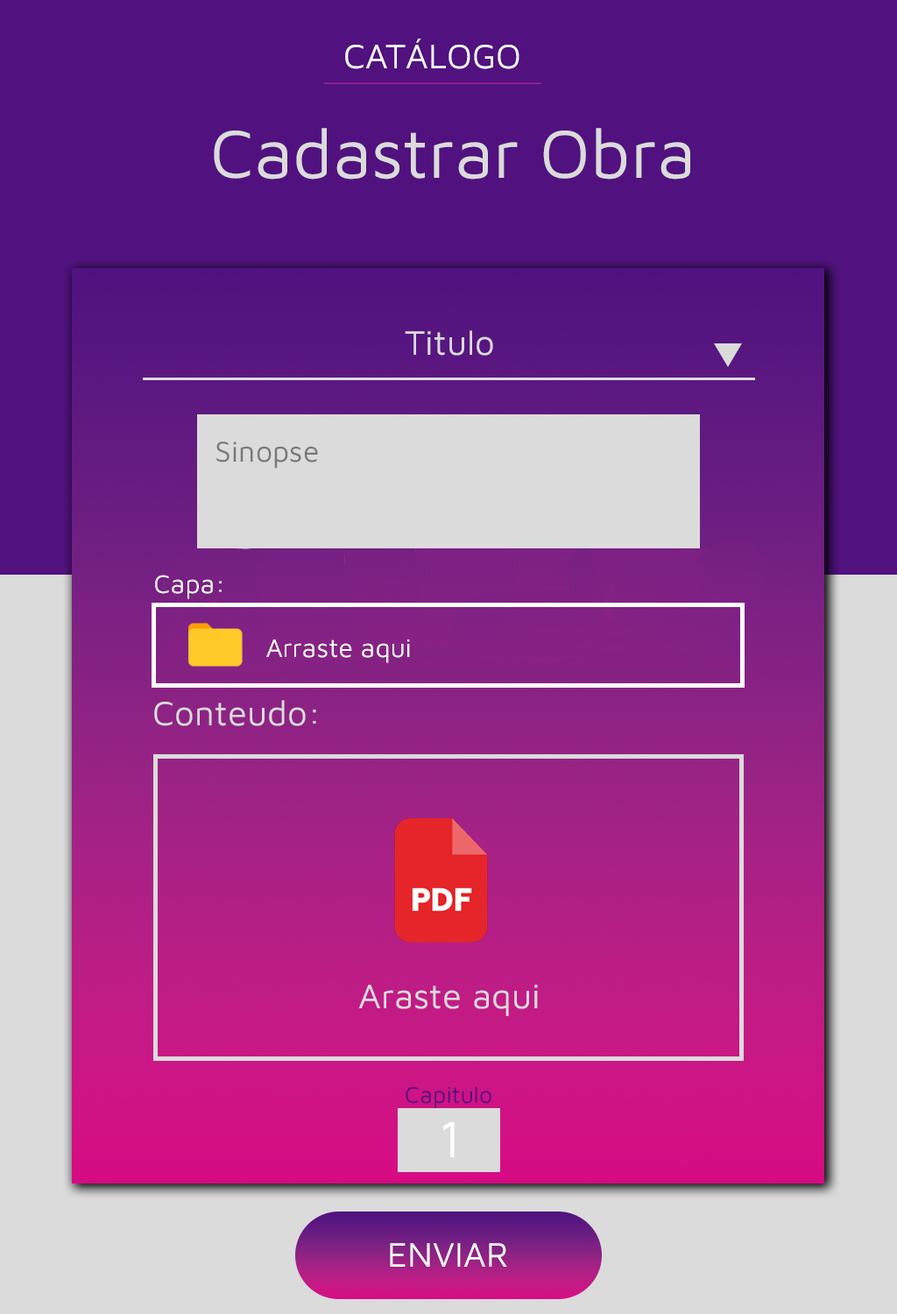
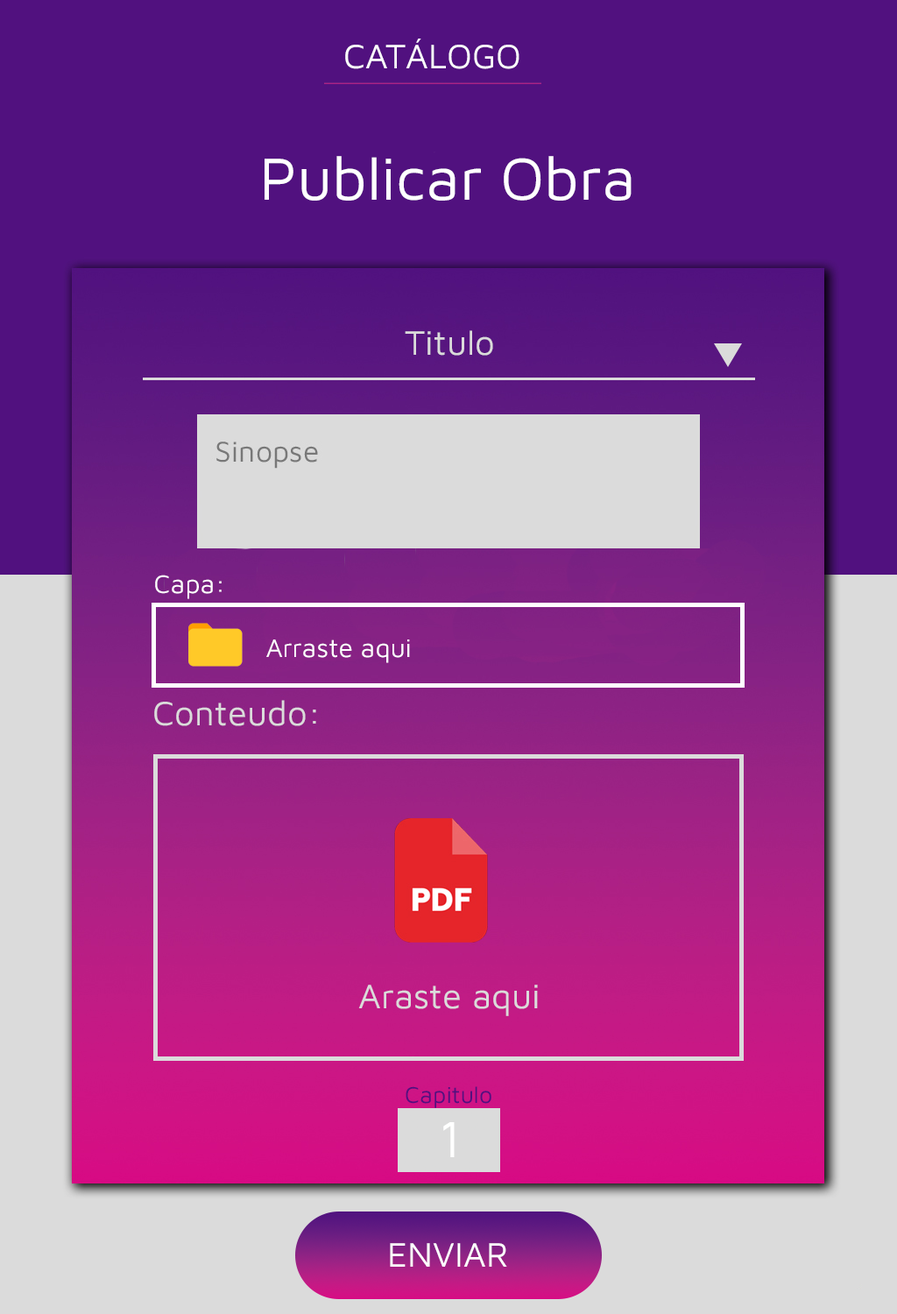
Before/after of a 897 x 1314 layered artwork. What changed in the layer stack:
added layer "Publicar Obra" above "Plano de Fundo" over [264,155,632,201]
painted on "Plano de Fundo" over [210,126,695,183]
